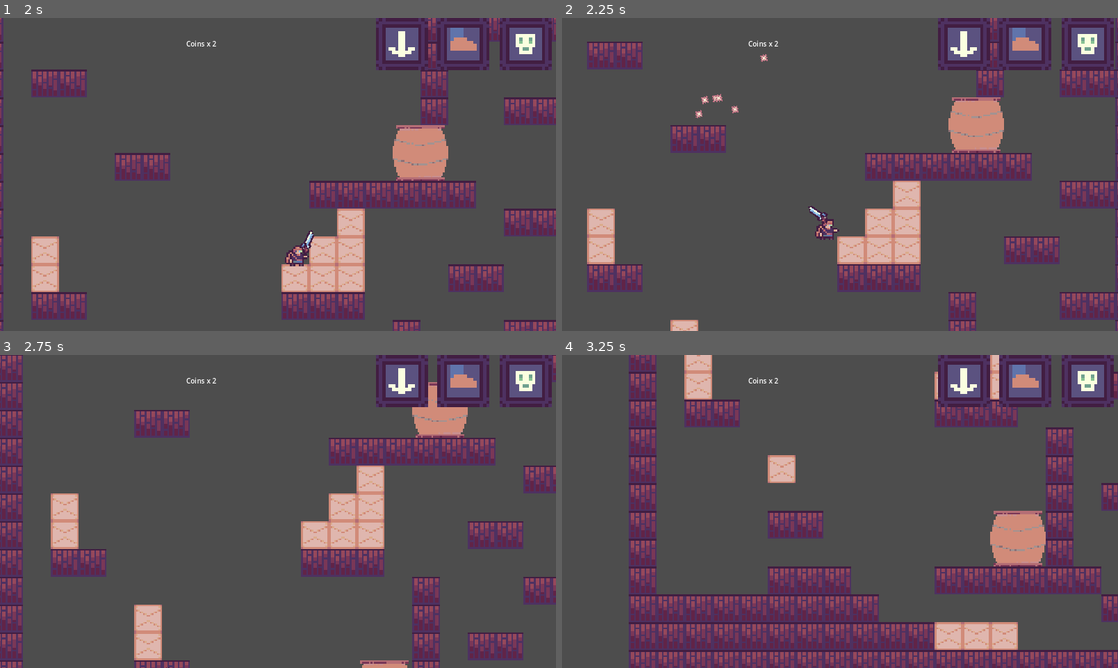
Above: before the commit, frames 1-4 (two rows, left to right).
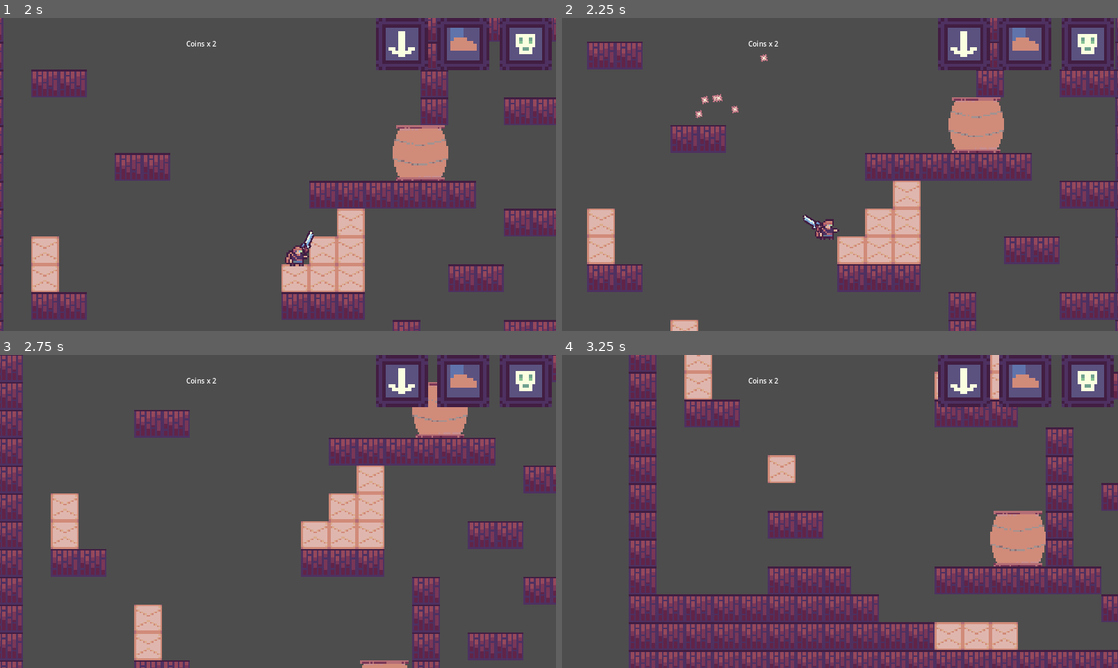
Above: after the commit, the same moments.

Repository: Kevin-Mortimer-19/Cursed-Jumper
Game: Godot game, scene res://src/game.tscn
The game is run twice, just before and just after one commit, with the same random seed, the same clock (stepped at 60 frames per second) and the same inputs.
Inputs (mouse positions are in pixels of both pictures, inside the frame that each line leads up to):
- Up to frame 1 (2 s): move the mouse to (250, 237) at 0.52 s; press the mouse at (250, 237) at 0.53 s; hold D (move_right) from 0.53 s (still down); tap Space (jump) at 0.77, 1.52 s; move the mouse to (444, 221) at 1.27 s; release the mouse at (444, 221) at 1.28 s; tap E (interact) at 1.35 s
- Up to frame 2 (2.25 s): move the mouse to (673, 127) at 2.02 s; release D (move_right) at 2.03 s; press the mouse at (673, 127) at 2.03 s; hold A (move_left) from 2.03 s (still down)
- Up to frame 3 (2.75 s): keep holding A (move_left)
- Up to frame 4 (3.25 s): keep holding A (move_left); move the mouse to (867, 511) at 2.77 s; release the mouse at (867, 511) at 2.78 s; tap E (interact) at 2.85 s; tap Space (jump) at 3.02 s

Frame 1 is identical in both runs. In frame 2, 0.2% of the frame differs, in the area x 43-48%, y 60-69%; in frame 3, less than 0.1%; in frame 4, nothing differs.

Commit message:
Can't deal damage initial implementation

Diff:
--- a/src/entities/player/shotgun.gd
+++ b/src/entities/player/shotgun.gd
@@ -7,15 +7,20 @@
 @export var fire_sound: AudioStream
 
 func _process(_delta: float) -> void:
-	$Sprite.flip_v = (fmod(abs(rotation_degrees), 360) >= 90 and fmod(abs(rotation_degrees), 360) <= 270)
+	var is_left_side:= (fmod(abs(rotation_degrees), 360) >= 90 and fmod(abs(rotation_degrees), 360) <= 270)
+	$Sprite.flip_v = is_left_side
+	$Sprite.offset.y = -3 if is_left_side else 3
 
-func shoot(amount: int) -> void:
+func shoot(amount: int, does_damage: bool = true) -> void:
 	SoundManager.play_sound_nonpositional(fire_sound)
 	# TODO: Play muzzle flash particle here
 
 	var rng:= RandomNumberGenerator.new()
 	for i in range(amount):
-		var bullet: Projectile = bullet_scene.instantiate()
+		var bullet:= bullet_scene.instantiate() as Projectile
+		if not does_damage:
+			bullet.damage = 0
+
 		add_child(bullet)
 		bullet.set_as_top_level(true)
 		(bullet as Node2D).global_transform = global_transform
--- a/src/projectiles/projectile.gd
+++ b/src/projectiles/projectile.gd
@@ -27,9 +27,10 @@
 
 
 func _on_body_entered(body: Node2D) -> void:
+
 	if body is BaseEntity:
 		(body as BaseEntity).take_damage(damage)
-		if enemy_impact:
+		if enemy_impact and damage > 0:
 			SoundManager.play_sound_from_position(enemy_impact, global_position)
 	else:
 		if environment_impact:
